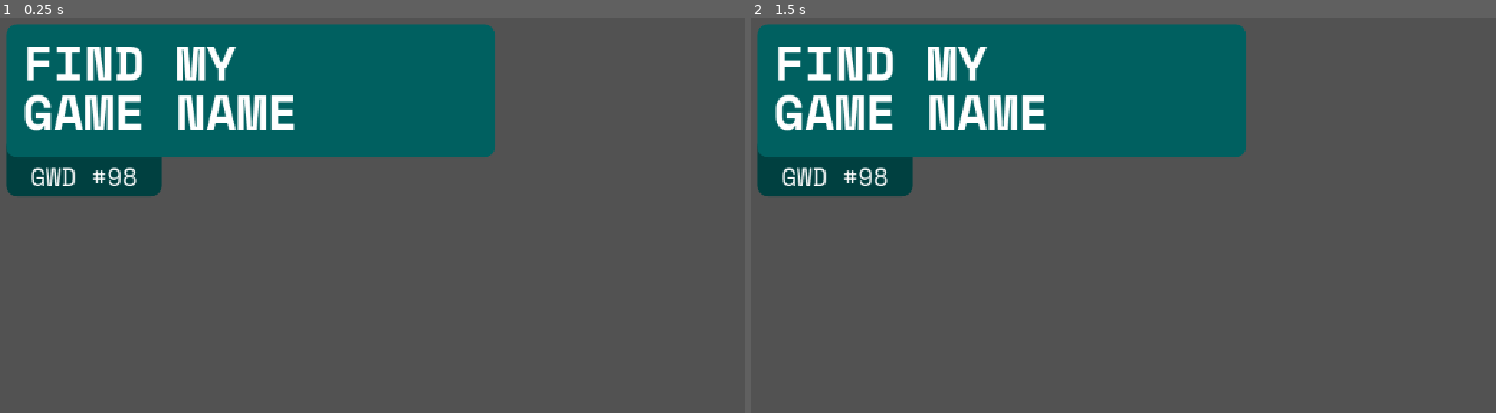
Above: before the commit, frames 1-2 (left to right).
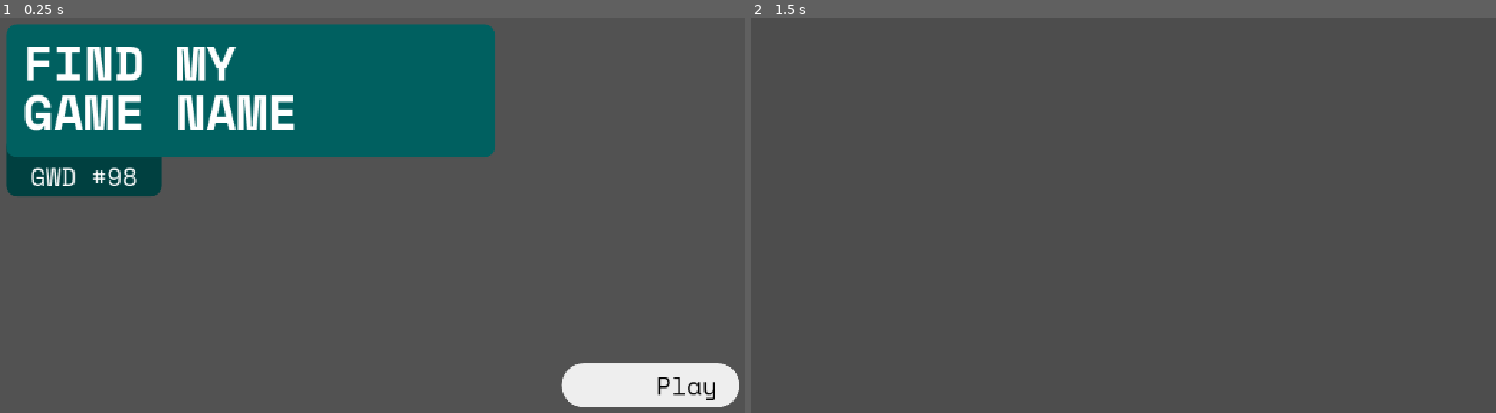
Above: after the commit, the same moments.

Repository: TurbogamesDev/godot-wild-jam-98
Game: Godot game, scene res://assets/scenes/main_menu.tscn
Two runs of this game, one before a commit and one after it. Both use one fixed random seed, a clock stepped at 60 frames per second and the inputs below.
Inputs (mouse positions are in pixels of both pictures, inside the frame that each line leads up to):
- Up to frame 1 (0.25 s): no input
- Up to frame 2 (1.5 s): click (1399, 385) at 0.5 s, where only the run after the commit has a clickable "Play"; tap Enter at 1.25 s

The runs differ from the first frame. In frame 1, 2.5% of the frame differs, in the area x 75-100%, y 87-99%; in frame 2, 24%, in the area x 0-67%, y 1-46%.

Commit message:
Add play button to main menu

Diff:
--- a/assets/scenes/main_menu.tscn
+++ b/assets/scenes/main_menu.tscn
@@ -2,6 +2,7 @@
 
 [ext_resource type="FontFile" uid="uid://bi4e1wutdaoch" path="res://assets/fonts/Space_Mono/SpaceMono-Bold.ttf" id="1_uu6ob"]
 [ext_resource type="FontFile" uid="uid://dnk8s1a2lu367" path="res://assets/fonts/Space_Mono/SpaceMono-Regular.ttf" id="2_v1ppo"]
+[ext_resource type="PackedScene" uid="uid://tdimt6elbj6d" path="res://assets/scenes/play_menu_button.tscn" id="3_obrqb"]
 
 [sub_resource type="StyleBoxFlat" id="StyleBoxFlat_qc24j"]
 bg_color = Color(0, 0.3764706, 0.3764706, 1)
@@ -86,3 +87,10 @@
 anchors_preset = 0
 offset_right = 40.0
 offset_bottom = 40.0
+
+[node name="PlayMenuButton" parent="ButtonsList" unique_id=2067039380 instance=ExtResource("3_obrqb")]
+layout_mode = 0
+offset_left = 832.0
+offset_top = 520.0
+offset_right = 1088.0
+offset_bottom = 584.0
